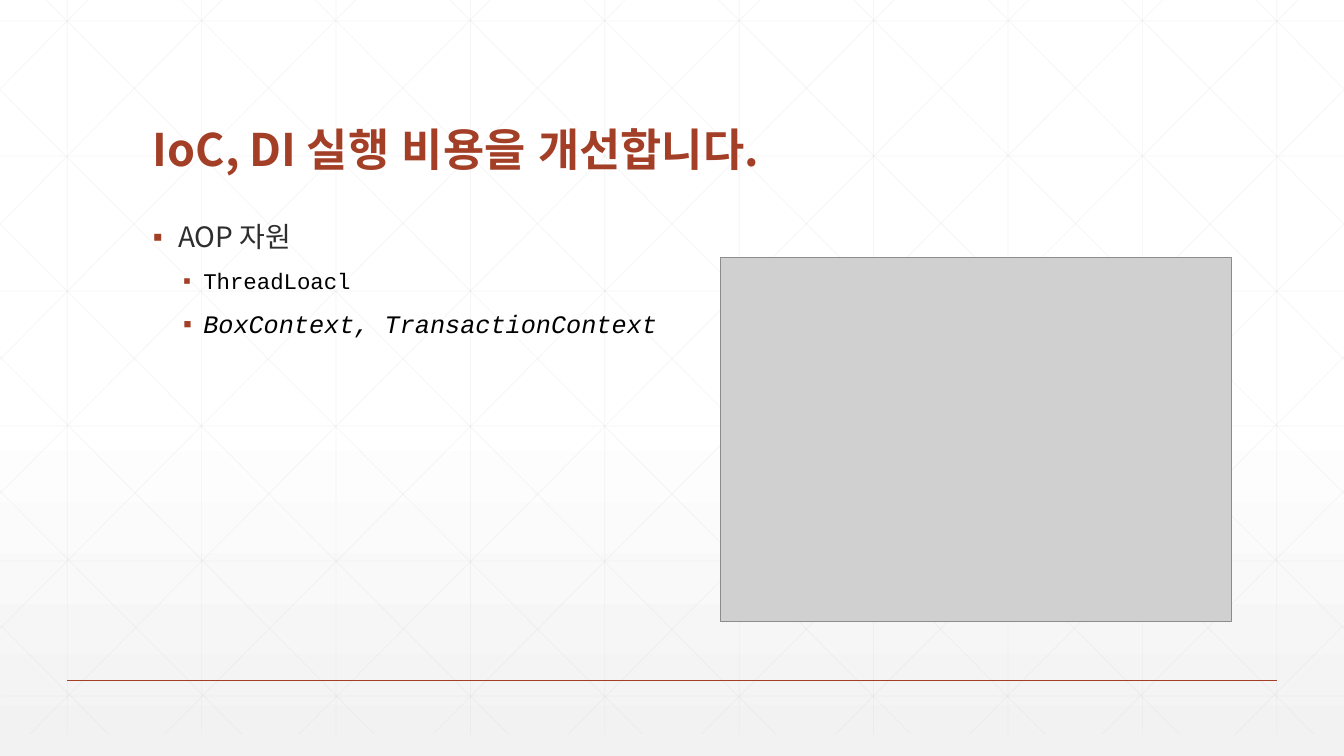
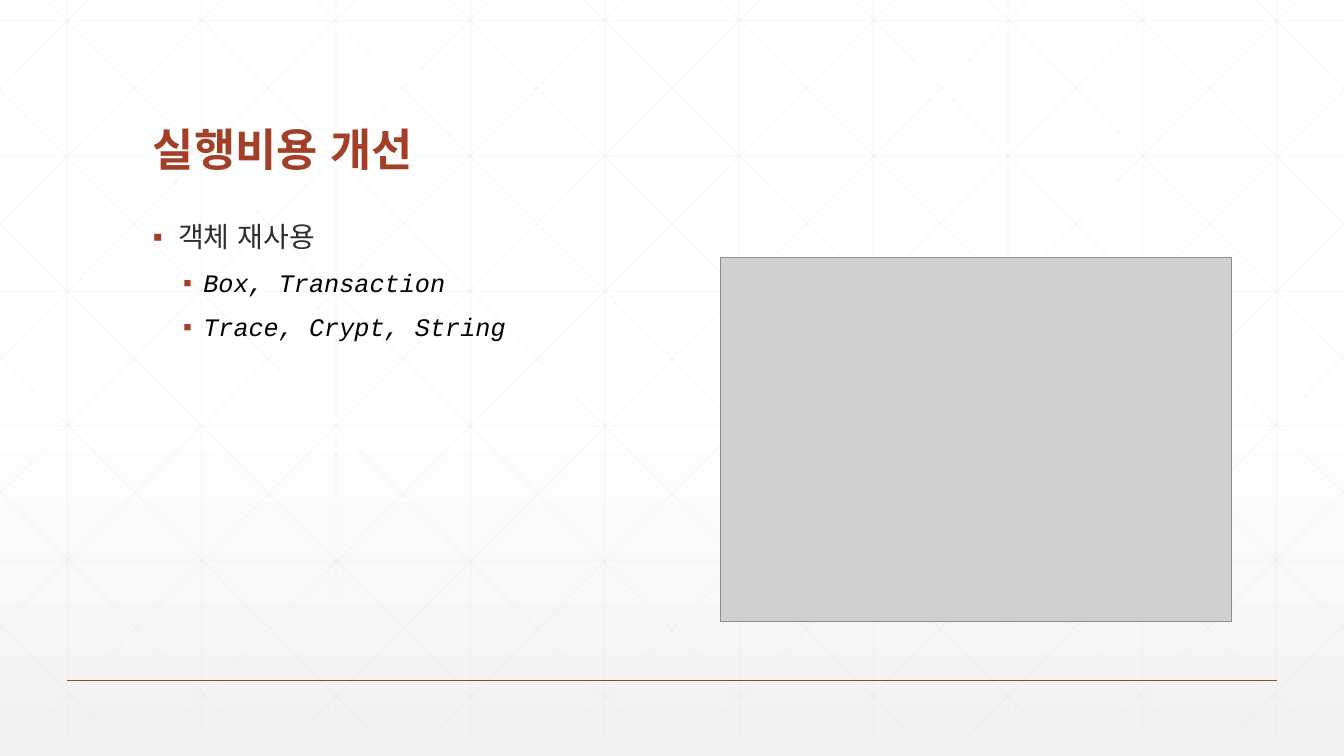
Before and after one commit to zeroshift01/code5, a slide deck: slide 2 of inflearn04/doc/3.(심화)IoC DI 실행비용을 개선합니다.pptx (slide 3 before the commit). Drawn at 1344x756 pixels with LibreOffice and Linux fonts; fonts in the diff are those of the drawing; grey boxes stand for pictures. Boxes give left, top, right and bottom in pixels: in the first picture for what was removed or moved away, otherwise in the second. Text is boxed around its words. In the diff, an @@ line names an element or a change of style, - is before the commit and + after.

```diff
--- a/inflearn04/doc/3.(심화)IoC DI 실행비용을 개선합니다.pptx
+++ b/inflearn04/doc/3.(심화)IoC DI 실행비용을 개선합니다.pptx
@@ title at (153,128,412,170): text changed @@
-IoC, DI 실행 비용을 개선합니다.
+실행비용 개선
@@ text at (178,224,506,342): text changed @@
-▪ AOP 자원
-  ▪ ThreadLoacl
-  ▪ BoxContext, TransactionContext
+▪ 객체 재사용
+  ▪ Box, Transaction
+  ▪ Trace, Crypt, String
```
Also in this commit, not shown: 5 other slides changed, 9 other files.
